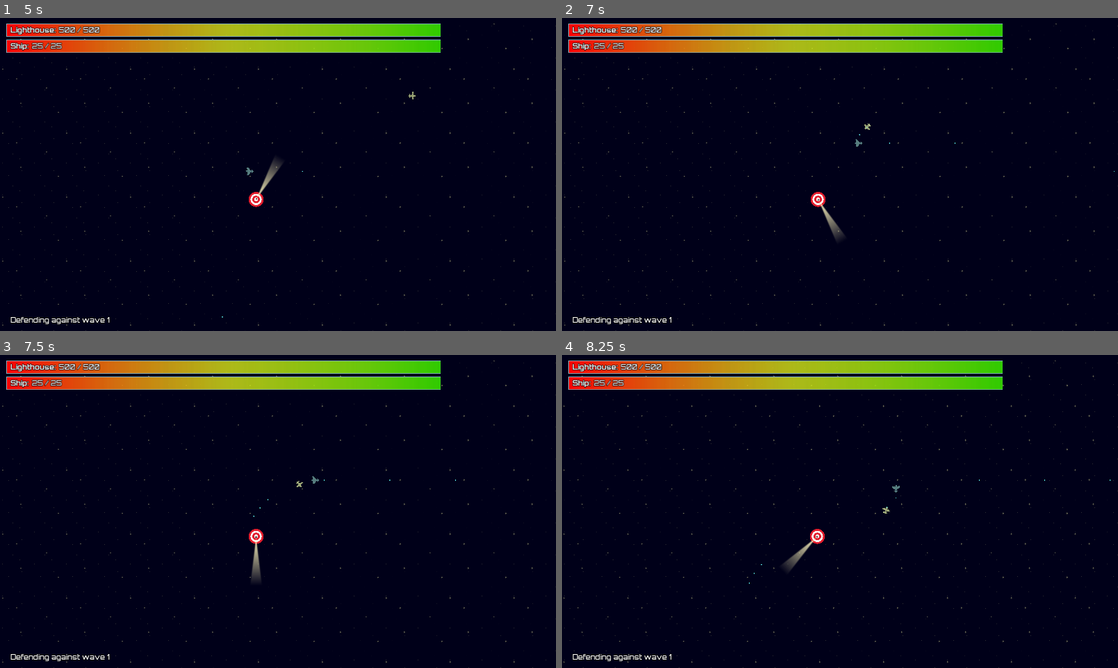
Above: before the commit, frames 1-4 (two rows, left to right).
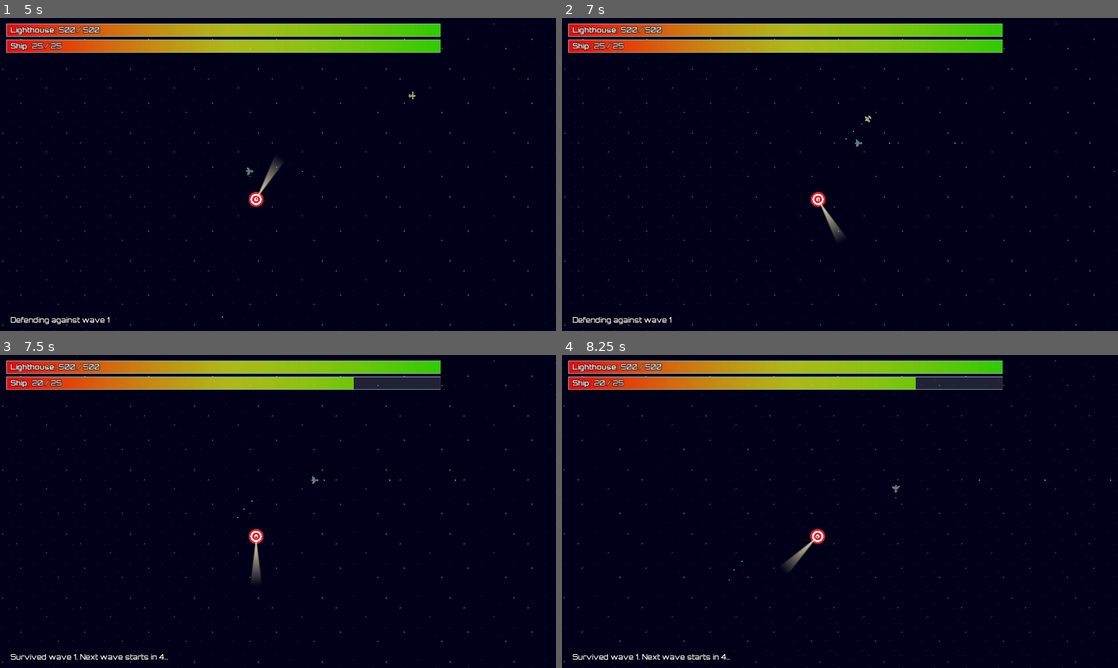
Above: after the commit, the same moments.

Repository: lmbarros/LD46-TheLighthouseAtTheEndOfTheUniverse
Game: Godot game, scene res://screens/PlayfieldScreen.tscn
The game is run twice, just before and just after one commit, with the same random seed, the same clock (stepped at 60 frames per second) and the same inputs.
Inputs:
- Up to frame 1 (5 s): tap Enter at 0.5 s; hold Up (moveUp) 0.53-2.03 s; tap Ctrl (fire) every 0.75 s from 0.6 to 4.35 s; hold Left (moveLeft) 2.03-3.53 s; hold Down (moveDown) 3.53-4.28 s; hold Right (moveRight) from 4.28 s (still down)
- Up to frame 2 (7 s): release Right (moveRight) at 5.03 s; hold Up (moveUp) 5.03-5.78 s; tap Ctrl (fire) at 5.1, 5.85, 6.6 s; hold Right (moveRight) from 5.78 s (still down)
- Up to frame 3 (7.5 s): keep holding Right (moveRight); tap Ctrl (fire) at 7.35 s
- Up to frame 4 (8.25 s): release Right (moveRight) at 8.03 s; hold Down (moveDown) from 8.03 s (still down); tap Ctrl (fire) at 8.1 s

Frame 1 is identical in both runs. In frame 2, less than 0.1% of the frame differs, in the area x 51-56%, y 31-39%; in frame 3, 0.9%; in frame 4, 1.2%, in the area x 0-99%, y 1-99%.

Commit message:
Tweak Fighter attack parameters
In particular, attack from further away, which gives the Player a better
chance to dodge.

Diff:
--- a/src/characters/Fighter.gd
+++ b/src/characters/Fighter.gd
@@ -11,7 +11,7 @@
 var goToTarget := Vector2(0,0)
 
 # Will fire if target is this close.
-const MIN_ATTACK_DISTANCE := 300.0
+const MIN_ATTACK_DISTANCE := 750.0
 
 # Must keep flying straight when firing, until the volley is complete.
 var isFiring := false
@@ -86,7 +86,7 @@
 	state = states.GOTO
 	var currPolar := cartesian2polar(position.x, position.y)
 	var angle := currPolar.y + RNG.uniform(-1, +1)
-	var radius := RNG.uniform(350.0, 1000.0)
+	var radius := RNG.uniform(450.0, 1200.0)
 	goToTarget = polar2cartesian(radius, angle)
 
 
